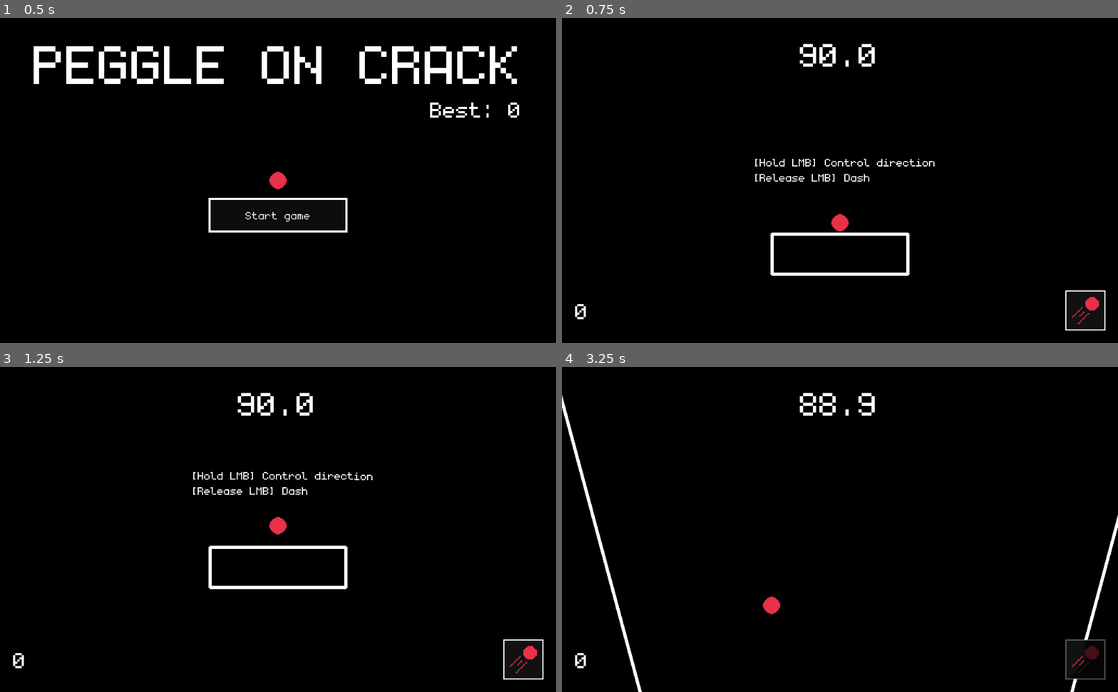
Above: before the commit, frames 1-4 (two rows, left to right).
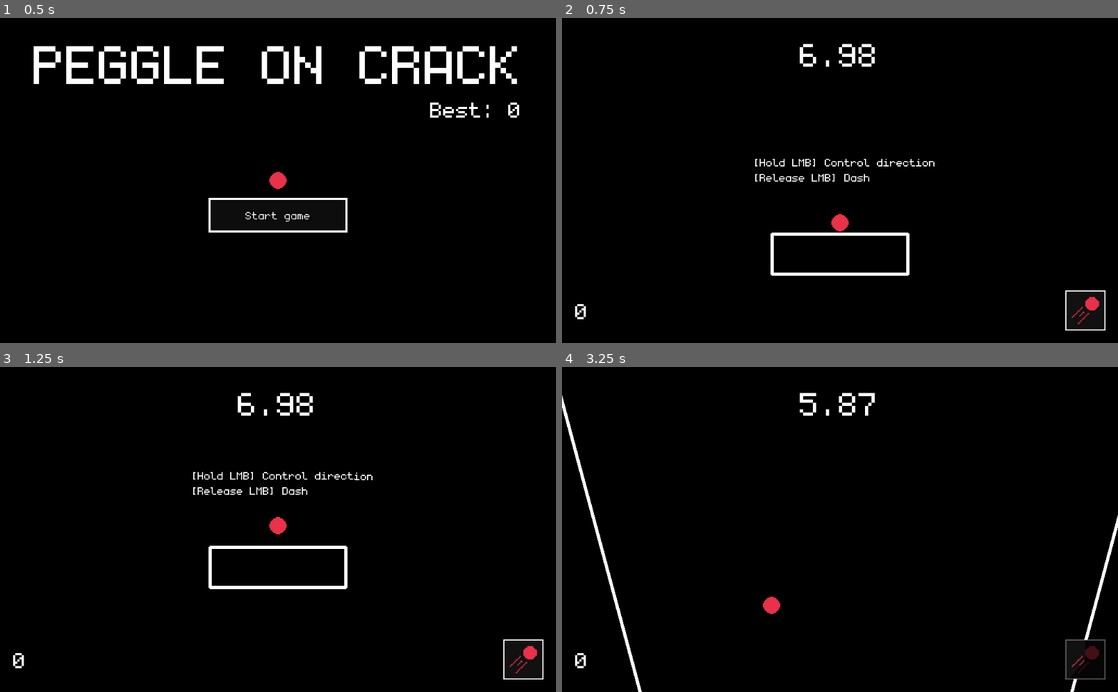
Above: after the commit, the same moments.

Repository: Unprofessional-Labs/Peggle-On-Crack
Game: Godot game, scene res://MainTitle.tscn
Two runs of this game, one before a commit and one after it. Both use one fixed random seed, a clock stepped at 60 frames per second and the inputs below.
Inputs (mouse positions are in pixels of both pictures, inside the frame that each line leads up to):
- Up to frame 1 (0.5 s): no input
- Up to frame 2 (0.75 s): click "Start game" at 0.5 s
- Up to frame 3 (1.25 s): no input
- Up to frame 4 (3.25 s): move the mouse to (962, 513) at 1.27 s; press the mouse at (962, 513) at 1.28 s; tap Enter at 2 s; move the mouse to (728, 545) at 2.02 s; release the mouse at (728, 545) at 2.03 s; click (728, 545) at 2.1 s; move the mouse to (895, 458) at 2.77 s; press the mouse at (895, 458) at 2.78 s

Frame 1 is identical in both runs. In frame 2, 0.3% of the frame differs, in the area x 42-57%, y 7-16%; in frame 3, 0.3%; in frame 4, 0.4%.

Commit message:
STATS VARIABLES ARE DONE

Diff:
--- /dev/null
+++ b/Scenes/Display/Endscreen/PersonalBestDisplay.gd
@@ -0,0 +1,10 @@
+extends Node2D
+
+func _ready() -> void:
+	Global.connect("end_game", self, "end")
+
+func end():
+	$Text.visible = Global.is_personal_best
+
+func _process(delta: float) -> void:
+	pass
--- /dev/null
+++ b/Scenes/Display/Endscreen/PersonalBestDisplay.tscn
@@ -0,0 +1,18 @@
+[gd_scene load_steps=3 format=2]
+
+[ext_resource path="res://Scenes/Display/Endscreen/PersonalBestDisplay.gd" type="Script" id=1]
+[ext_resource path="res://Scenes/Display/Text.tscn" type="PackedScene" id=2]
+
+[node name="PersonalBestDisplay" type="Node2D"]
+script = ExtResource( 1 )
+
+[node name="Text" parent="." instance=ExtResource( 2 )]
+modulate = Color( 1, 1, 0, 1 )
+anchor_right = 0.0
+margin_left = -136.0
+margin_top = -16.0
+margin_right = 0.0
+margin_bottom = 0.0
+rect_scale = Vector2( 2, 2 )
+bbcode_text = "[center]--- PERSONAL BEST ---"
+text = "--- PERSONAL BEST ---"
--- /dev/null
+++ b/Scenes/Display/Endscreen/StatsDisplayEnd.gd
@@ -0,0 +1,7 @@
+extends Node2D
+
+func _ready() -> void:
+	Global.connect("end_game", self, "end")
+
+func end():
+	pass
--- /dev/null
+++ b/Scenes/Display/Endscreen/StatsDisplayEnd.tscn
@@ -0,0 +1,47 @@
+[gd_scene load_steps=3 format=2]
+
+[ext_resource path="res://Scenes/Display/Endscreen/StatsDisplayEnd.gd" type="Script" id=1]
+[ext_resource path="res://Scenes/Display/Text.tscn" type="PackedScene" id=2]
+
+[node name="StatsDisplayEnd" type="Node2D"]
+script = ExtResource( 1 )
+
+[node name="Text" parent="." instance=ExtResource( 2 )]
+margin_left = -448.0
+margin_top = 0.0
+margin_right = -256.0
+margin_bottom = 168.0
+rect_scale = Vector2( 2, 2 )
+bbcode_text = "GAME STATISTICS:
+
+Total time: [color=#FFFF00]102s[/color]
+Distance: [color=#FFFF00]500[/color]
+Pegs destroyed: [color=#FFFF00]154 pegs[/color]
+Peak multiplier: [color=#FFFF00]x5[/color]
+Peak combo: [color=#FFFF00]67 combo[/color]
+Peak ball count: [color=#FFFF00]4 balls[/color]
+Peak destruction density: [color=#FFFF00]12 pegs per second[/color]"
+text = "GAME STATISTICS:
+
+Total time: 102s
+Distance: 500
+Pegs destroyed: 154 pegs
+Peak multiplier: x5
+Peak combo: 67 combo
+Peak ball count: 4 balls
+Peak destruction density: 12 pegs per second"
+
+[node name="Text2" parent="." instance=ExtResource( 2 )]
+margin_left = 64.0
+margin_top = 0.0
+margin_right = 256.0
+margin_bottom = 168.0
+rect_scale = Vector2( 2, 2 )
+bbcode_text = "MODIFIER DETAILS:
+
+Multiplier: 1.0x
+[No modifiers enabled]"
+text = "MODIFIER DETAILS:
+
+Multiplier: 1.0x
+[No modifiers enabled]"
--- a/Scenes/Display/Ingame/ScoreDisplay.gd
+++ b/Scenes/Display/Ingame/ScoreDisplay.gd
@@ -1,5 +1,6 @@
 extends Node2D
 
+export var centerScore = false
 
 # Declare member variables here. Examples:
 # var a: int = 2
@@ -13,7 +14,7 @@
 
 # Called every frame. 'delta' is the elapsed time since the previous frame.
 func _process(delta: float) -> void:
-	$Text.bbcode_text = " " + str(Global.GAME_VAR.score)
+	$Text.bbcode_text = ("[center]" if centerScore else " ") + str(Global.GAME_VAR.score)
 
 	if Global.multipliers.size() > 0:
 		var sorted = Global.multipliers
--- a/Scenes/Display/Ingame/ScreenEffects.gd
+++ b/Scenes/Display/Ingame/ScreenEffects.gd
@@ -1,7 +1,29 @@
 extends CanvasLayer
 
 func _ready() -> void:
-	pass
+	Global.connect("end_game", self, "end_game")
+	$EndscreenCover.visible = false
+	$EndscreenContents.visible = false
+
+func end_game() -> void:
+	$Tween.start()
+
+	$Tween.interpolate_property($Ingame, "modulate:a", 1, 0, 1, Tween.TRANS_LINEAR)
+
+	yield(get_tree().create_timer(1), "timeout")
+
+	$Tween.interpolate_property($EndscreenCover, "modulate:a", 0, 1, 0.5, Tween.TRANS_LINEAR)
+	yield(get_tree(), "idle_frame")
+	$EndscreenCover.visible = true
+
+	yield(get_tree().create_timer(0.5), "timeout")
+
+	$Tween.interpolate_property($EndscreenContents, "modulate:a", 0, 1, 0.5, Tween.TRANS_LINEAR)
+	yield(get_tree(), "idle_frame")
+	$EndscreenContents.visible = true
 
 #func _process(delta: float) -> void:
 #	pass
+
+func _on_Button_pressed() -> void:
+	get_tree().change_scene("res://MainTitle.tscn")
--- a/Scenes/Display/Ingame/ScreenEffects.tscn
+++ b/Scenes/Display/Ingame/ScreenEffects.tscn
@@ -7,6 +7,9 @@
 [ext_resource path="res://Scenes/Display/Ingame/DashDisplay.tscn" type="PackedScene" id=5]
 [ext_resource path="res://Scenes/Display/Ingame/PowerupDisplay.tscn" type="PackedScene" id=6]
 [ext_resource path="res://Scenes/Display/Ingame/CheckpointDisplay.tscn" type="PackedScene" id=7]
+[ext_resource path="res://Scenes/UI/Button.tscn" type="PackedScene" id=8]
+[ext_resource path="res://Scenes/Display/Endscreen/PersonalBestDisplay.tscn" type="PackedScene" id=9]
+[ext_resource path="res://Scenes/Display/Endscreen/StatsDisplayEnd.tscn" type="PackedScene" id=10]
 
 [node name="ScreenEffects" type="CanvasLayer"]
 script = ExtResource( 1 )
@@ -17,15 +20,67 @@
 current = true
 target = NodePath("../../PlayerBall")
 
-[node name="ScoreDisplay" parent="." instance=ExtResource( 3 )]
+[node name="Ingame" type="Control" parent="."]
+
+[node name="ScoreDisplay" parent="Ingame" instance=ExtResource( 3 )]
 position = Vector2( 0, 512 )
 
-[node name="TimerDisplay" parent="." instance=ExtResource( 4 )]
+[node name="TimerDisplay" parent="Ingame" instance=ExtResource( 4 )]
 
-[node name="DashDisplay" parent="." instance=ExtResource( 5 )]
+[node name="DashDisplay" parent="Ingame" instance=ExtResource( 5 )]
 
-[node name="PowerupDisplay" parent="." instance=ExtResource( 6 )]
+[node name="PowerupDisplay" parent="Ingame" instance=ExtResource( 6 )]
 position = Vector2( 1000, 488 )
 
-[node name="CheckpointDisplay" parent="." instance=ExtResource( 7 )]
+[node name="CheckpointDisplay" parent="Ingame" instance=ExtResource( 7 )]
 position = Vector2( 0, 240 )
+
+[node name="EndscreenCover" type="Control" parent="."]
+
+[node name="ColorRect" type="ColorRect" parent="EndscreenCover"]
+margin_left = -40.0
+margin_top = -24.0
+margin_right = 1056.0
+margin_bottom = 632.0
+color = Color( 0, 0, 0, 0.631373 )
+
+[node name="EndscreenContents" type="Control" parent="."]
+margin_right = 40.0
+margin_bottom = 40.0
+
+[node name="ScoreDisplay" parent="EndscreenContents" instance=ExtResource( 3 )]
+position = Vector2( 0, 456 )
+centerScore = true
+
+[node name="Text" parent="EndscreenContents/ScoreDisplay" index="0"]
+margin_left = -96.0
+margin_top = -212.0
+margin_right = 80.0
+margin_bottom = -196.0
+rect_scale = Vector2( 4, 4 )
+bbcode_text = "[center]100"
+text = "100"
+
+[node name="Text2" parent="EndscreenContents/ScoreDisplay" index="1"]
+visible = false
+
+[node name="Text3" parent="EndscreenContents/ScoreDisplay" index="2"]
+visible = false
+
+[node name="PersonalBestDisplay" parent="EndscreenContents" instance=ExtResource( 9 )]
+position = Vector2( 512, 144 )
+
+[node name="StatsDisplayEnd" parent="EndscreenContents" instance=ExtResource( 10 )]
+position = Vector2( 512, 184 )
+
+[node name="Button" parent="EndscreenContents" instance=ExtResource( 8 )]
+margin_left = 416.0
+margin_top = 504.0
+margin_right = 512.0
+margin_bottom = 532.0
+rect_scale = Vector2( 2, 2 )
+text = "Back"
+
+[connection signal="pressed" from="EndscreenContents/Button" to="." method="_on_Button_pressed"]
+
+[editable path="EndscreenContents/ScoreDisplay"]
--- a/Scenes/Display/Menu/ModifierGridContainer.gd
+++ b/Scenes/Display/Menu/ModifierGridContainer.gd
@@ -7,6 +7,10 @@
 
 # Called when the node enters the scene tree for the first time.
 func _ready() -> void:
+	Global.connect("end_game", self, "reload")
+	reload()
+
+func reload() -> void:
 	for i in Global.MODIFIER:
 		var index = Global.MODIFIER[i]
 		if Global.modifier_max_level[index] > 0:
--- a/Scenes/Entities/Peg.gd
+++ b/Scenes/Entities/Peg.gd
@@ -33,10 +33,19 @@
 	if HP <= 0:
 		Global.GAME_VAR.score += FINAL_POINTS
 		addlabel()
+		add_stats()
 
 		Global.add_combo()
 		endtrigger(body)
 		remove()
+
+func add_stats() -> void:
+	Global.STATS["pegs_destroyed"] += 1
+
+	Global.GAME_VAR["destruction_density_per_second"] += 1
+	Global.STATS["peak_destruction_density_per_second"] = max(Global.STATS["peak_destruction_density_per_second"], Global.GAME_VAR["destruction_density_per_second"])
+	yield(get_tree().create_timer(1), "timeout")
+	Global.GAME_VAR["destruction_density_per_second"] -= 1
 
 func remove() -> void:
 	$CollisionShape2D.set_deferred("disabled", true)
--- a/Scenes/Entities/Pegs/ExtraTimePeg.gd
+++ b/Scenes/Entities/Pegs/ExtraTimePeg.gd
@@ -3,7 +3,10 @@
 export var extraTime = 1 # seconds
 
 func addlabel() -> void:
-	Global.add_score_label(global_position, str(extraTime * Global.time_peg_effectiveness_multiplier), "timer")
+	var final = extraTime * Global.time_peg_effectiveness_multiplier
+	Global.add_score_label(global_position, str(final), "timer")
 
 func endtrigger(body) -> void:
-	Global.GAME_VAR.timer += extraTime * Global.time_peg_effectiveness_multiplier
+	var final = extraTime * Global.time_peg_effectiveness_multiplier
+	Global.GAME_VAR.timer += final
+	Global.STATS["total_time"] += final
--- a/Scenes/Global.gd
+++ b/Scenes/Global.gd
@@ -14,6 +14,7 @@
 }
 
 var GAME_VAR
+var STATS
 
 var SAVED_DATA = {
 	"best_score": 0
@@ -110,8 +111,9 @@
 
 	return multiplier
 
-var starting_time = 90
+var starting_time = 7
 func initialize() -> void:
+	is_personal_best = false
 	GAME_VAR = {
 		"score": 0,
 		"timer": starting_time,
@@ -119,7 +121,18 @@
 		"can_dash": true,
 		"dash_cooldown_remaining_decimal": 0,
 		"time_is_up": false,
-		"game_over": false
+		"game_over": false,
+		"destruction_density_per_second": 0
+	}
+
+	STATS = {
+		"total_time": starting_time,
+		"distance": 0,
+		"pegs_destroyed": 0,
+		"peak_multiplier": 1,
+		"peak_combo": 0,
+		"peak_ball_count": 1,
+		"peak_destruction_density_per_second": 0
 	}
 
 	multipliers = []
@@ -167,13 +180,17 @@
 	else:
 		structures.modulate.a = 1
 
+var is_personal_best = false
 func end_game_func():
+	print(Global.STATS)
 	GAME_VAR.game_over = true
 	INGAME = false
 	$BleedingTimer.stop()
 	$StructuresInvisibleTimer.stop()
 	GAME_VAR.score *= get_modifier_multiplier()
 	GAME_VAR.score = round(GAME_VAR.score)
+
+	is_personal_best = GAME_VAR.score >= SAVED_DATA.best_score
 
 	if structure_invisible_interval > 0:
 		$Tween.interpolate_property(structures, "modulate:a", 0, 1, 3, Tween.TRANS_LINEAR)
@@ -262,6 +279,9 @@
 		Engine.time_scale = 1
 
 func process_ingame(delta: float) -> void:
+	STATS["peak_multiplier"] = max(STATS["peak_multiplier"], get_multiplier())
+	STATS["distance"] = max(STATS["distance"], first_node_in_group("player").global_position.y/10)
+
 	# MULTIPLIER EXECUTE
 	var i = 0
 	while i < multipliers.size():
@@ -290,6 +310,7 @@
 		productTimeTickingScale *= time_ticking_scales[j]
 
 	if time_ticking_enabled:
+		STATS["total_time"] += delta
 		if GAME_VAR.timer > 0:
 			GAME_VAR.timer -= delta * productTimeTickingScale
 			GAME_VAR.timer = max(0, GAME_VAR.timer)
@@ -303,6 +324,8 @@
 	$ComboTimer.start()
 	$DeadPointsTimer.start()
 
+	STATS["peak_combo"] = max(STATS["peak_combo"], GAME_VAR.combo)
+
 func _on_ComboTimer_timeout() -> void:
 	GAME_VAR.combo = 0
 
--- a/Scenes/Handlers/PowerupHandler.gd
+++ b/Scenes/Handlers/PowerupHandler.gd
@@ -4,6 +4,7 @@
 
 var is_piercing_powerup = false
 var multiballLists = [] # 2d array of balls
+var ball_count = 1
 var ghost_positions = []
 
 var UNSTACKABLE_POWERUPS = [Global.POWERUP.super_bounce, Global.POWERUP.bamboozle, Global.POWERUP.pierce, Global.POWERUP.enlarge]
@@ -45,6 +46,8 @@
 			if !ball.is_instance:
 				if enable:
 					var number_of_extra_balls = 2
+					ball_count += number_of_extra_balls
+					Global.STATS["peak_ball_count"] = max(Global.STATS["peak_ball_count"], ball_count)
 					multiballLists.append([])
 
 					for i in range(number_of_extra_balls):
--- a/World.tscn
+++ b/World.tscn
@@ -77,6 +77,7 @@
 [connection signal="body_entered" from="PlayerBall" to="ScreenEffects/Camera" method="_on_PlayerBall_body_entered"]
 
 [editable path="ScreenEffects"]
+[editable path="ScreenEffects/EndscreenContents/ScoreDisplay"]
 [editable path="PlayerBall"]
 [editable path="Platform"]
 [editable path="Structures"]
Not shown: 1 places in Scenes/Display/Ingame/ScreenEffects.tscn that only renumber resources
